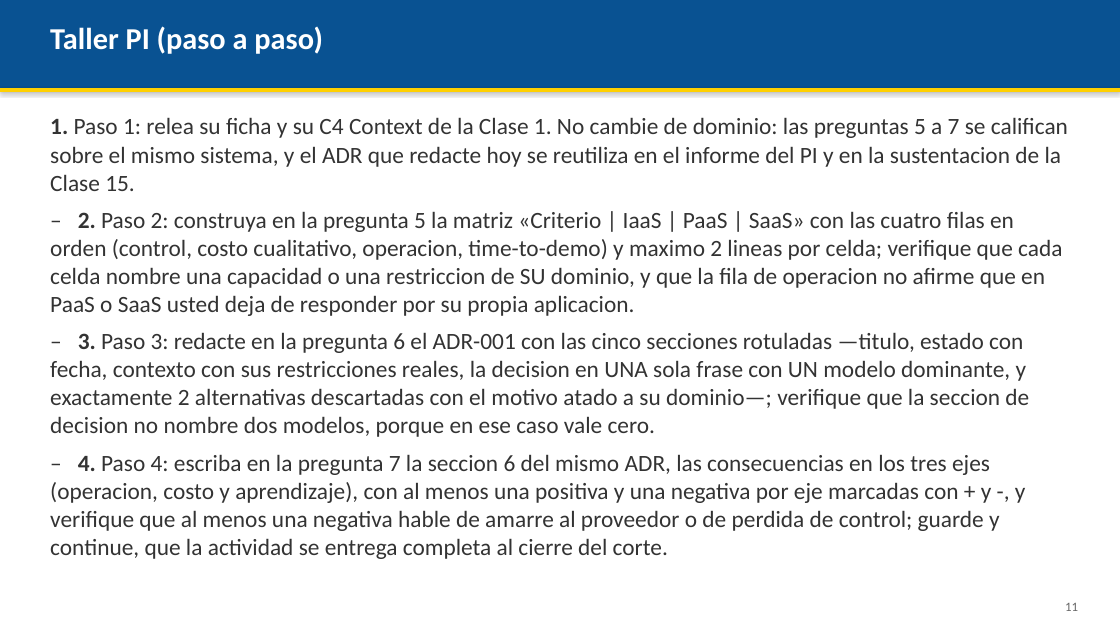
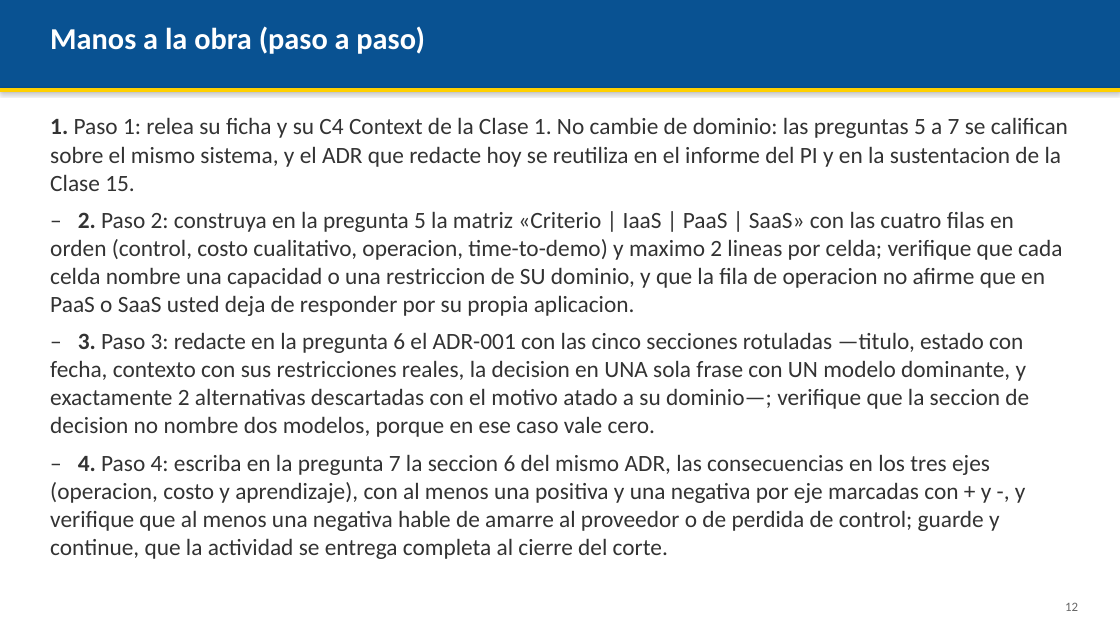
Before and after one commit to AndresDFX/UNIAJ, a slide deck: slide 12 of Arquitectura de Sistemas Computacionales/Clases/Clase 2 - Modelos de servicio IaaS PaaS SaaS/Presentacion.pptx (slide 11 before the commit). Drawn at 1120x630 pixels with LibreOffice and Linux fonts; fonts in the diff are those of the drawing. Boxes give left, top, right and bottom in pixels: in the first picture for what was removed or moved away, otherwise in the second. Text is boxed around its words. In the diff, an @@ line names an element or a change of style, - is before the commit and + after.

Commit message:
Arquitectura Clase 2: entregable al final, "Taller" deja de nombrarse fijo, mas teoria
Reordena build_pptx (comun a las 15 clases): el bloque "PI CloudLite -
entregable de hoy" (que califica) pasa de ir justo despues de Objetivos a ir
justo antes de la practica, para no anunciar la nota antes de explicar el
concepto. La diapositiva final de practica deja de llamarse "Taller PI" ->
"Manos a la obra": el taller es variable, lo decide el docente clase a clase,
igual que ya se hizo con ExamLab/quiz en el resto de cursos.

Se agrega una diapositiva de teoria que faltaba (Responsabilidad compartida,
vendor lock-in) con contenido que ya estaba en el fundamento del guion pero
nunca se proyectaba.

Verificado con SOLO_CLASES=2: _verificar_mapa pasa, verificar_generico.py sin
fallos, render a PDF confirma el nuevo orden y que la diapositiva nueva no se
desborda.

```diff
--- a/Arquitectura de Sistemas Computacionales/Clases/Clase 2 - Modelos de servicio IaaS PaaS SaaS/Presentacion.pptx
+++ b/Arquitectura de Sistemas Computacionales/Clases/Clase 2 - Modelos de servicio IaaS PaaS SaaS/Presentacion.pptx
@@ text at (x1=50, y1=26, x2=425, y2=54): text changed @@
-Taller PI (paso a paso)
+Manos a la obra (paso a paso)
@@ text at (x1=1065, y1=602, x2=1078, y2=611): text changed @@
-11
+12
```
Also in this commit, not shown: 5 other slides changed, 1 slide added, 7 other files.
